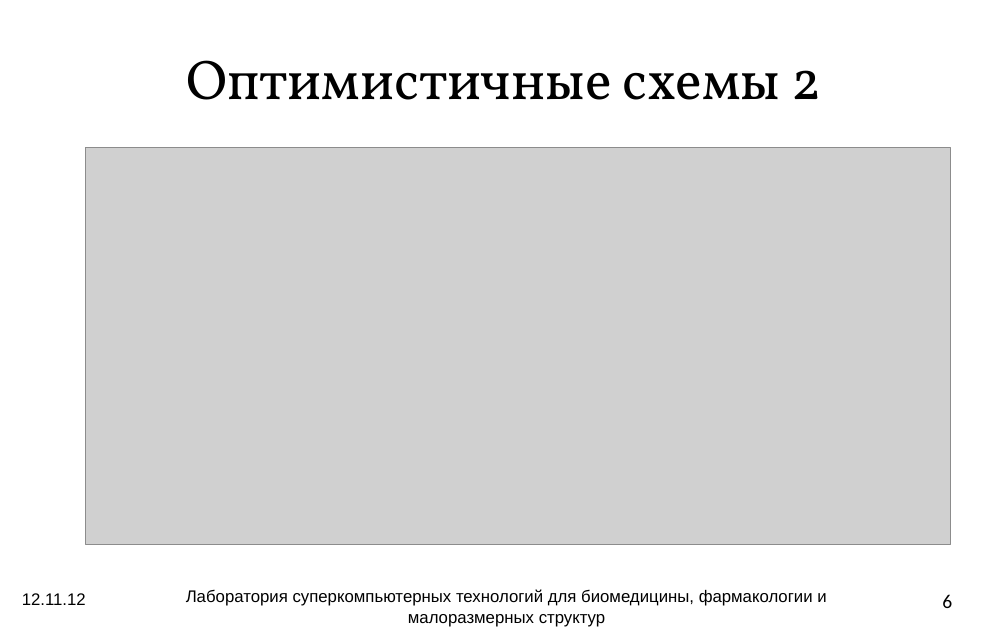
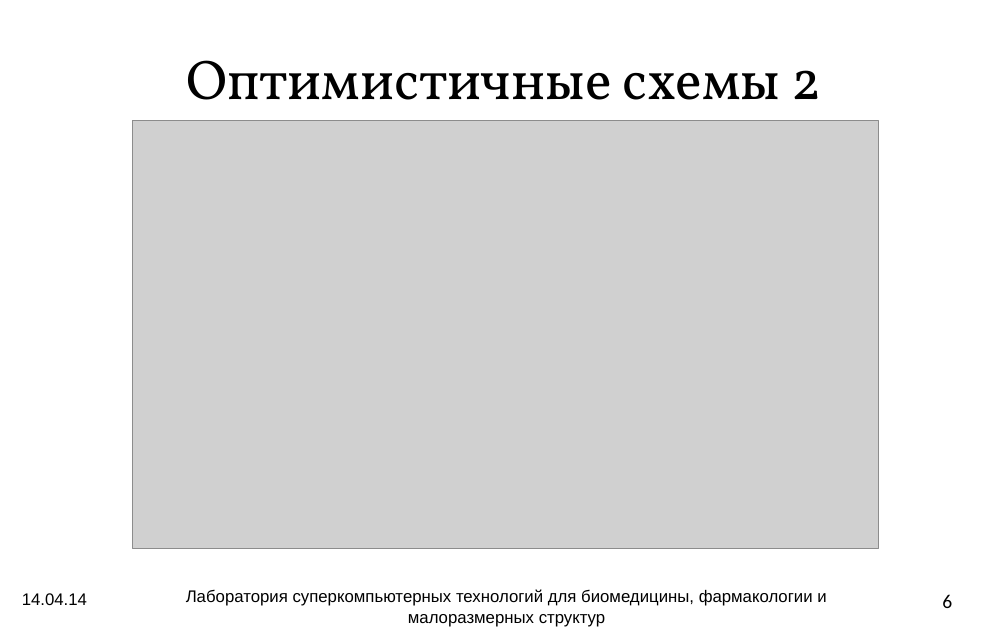
Before and after one commit to atakua/simlectures-archive, a slide deck: slide 6 of lecture07-pdes2/lecture07-pdes2.odp. Drawn at 1008x627 pixels with LibreOffice and Linux fonts; fonts in the diff are those of the drawing; grey boxes stand for pictures; background and template pictures are left out. Boxes give left, top, right and bottom in pixels: in the first picture for what was removed or moved away, otherwise in the second. Text is boxed around its words. In the diff, an @@ line names an element or a change of style, - is before the commit and + after.

```diff
--- a/lecture07-pdes2/lecture07-pdes2.odp
+++ b/lecture07-pdes2/lecture07-pdes2.odp
@@ picture resized from (x1=86, y1=148, x2=951, y2=544) to (x1=132, y1=121, x2=879, y2=548) @@
@@ text at (x1=22, y1=593, x2=87, y2=605): text changed @@
-12.11.12
+14.04.14
```
Also in this commit, not shown: 25 other slides changed, 6 slides added, 1 slide removed, 1 other file.
